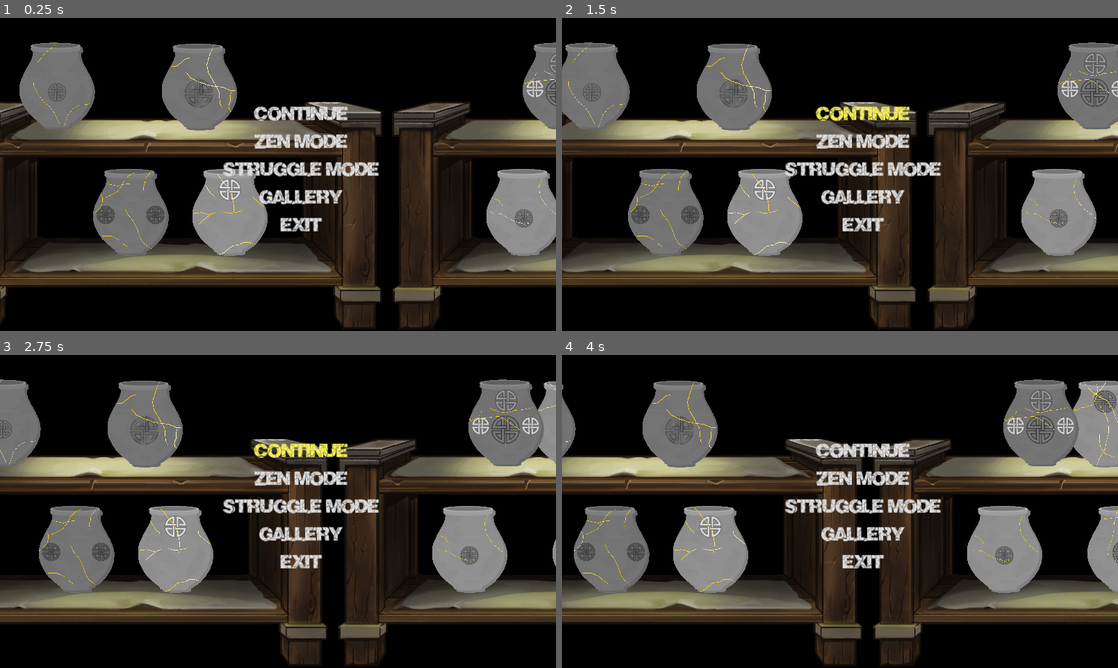
Above: before the commit, frames 1-4 (two rows, left to right).
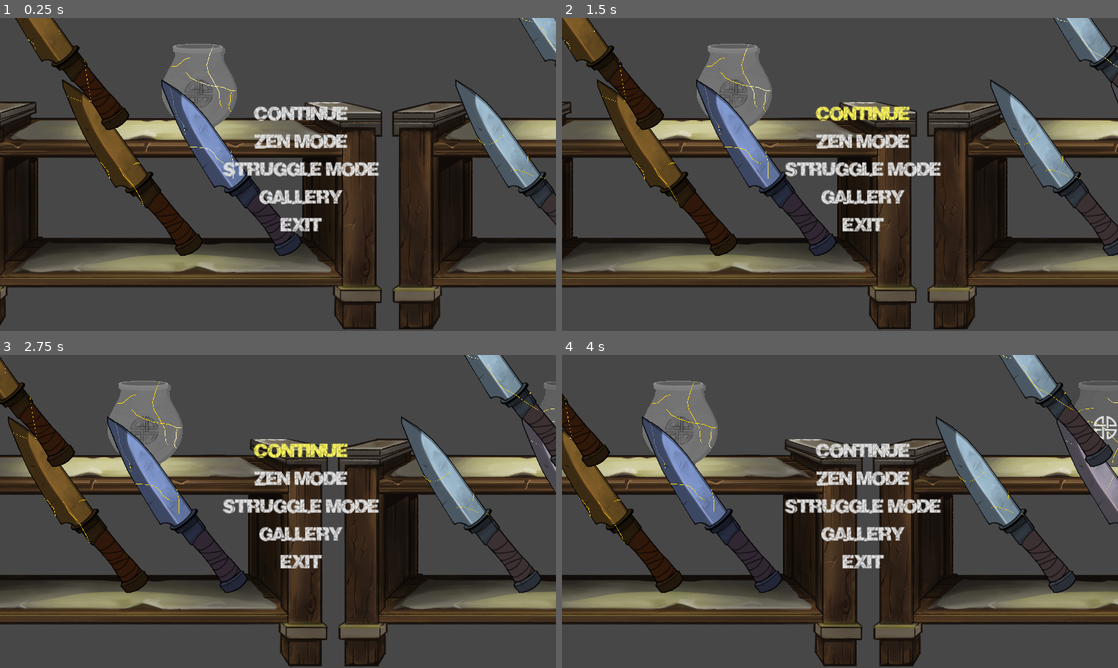
Above: after the commit, the same moments.

Repository: feyrkh/Exploratory
Game: Godot game, scene res://menu/main/TitleScreen.tscn
Two runs of this game, one before a commit and one after it. Both use one fixed random seed, a clock stepped at 60 frames per second and the inputs below.
Inputs (mouse positions are in pixels of both pictures, inside the frame that each line leads up to):
- Up to frame 1 (0.25 s): no input
- Up to frame 2 (1.5 s): click "Continue" at 0.5 s; click "Continue" at 1.25 s
- Up to frame 3 (2.75 s): tap Enter at 2 s; drag from (122, 380) to (333, 442) at 2.02 s
- Up to frame 4 (4 s): drag from (667, 380) to (812, 574) at 2.77 s; move the mouse to (584, 505) at 3.52 s; hold D (right) from 3.53 s (still down); hold Tab (change_click_mode) from 3.53 s (still down); click (584, 505) at 3.67 s

The runs differ from the first frame. In frame 1, 61% of the frame differs, in the area x 0-100%, y 0-100%; in frame 2, 63%; in frame 3, 64%; in frame 4, 64%.

Commit message:
Add knife item

Diff:
--- /dev/null
+++ b/art/item/item_knife.cfg
@@ -0,0 +1,6 @@
+{
+	"type": "base",
+	"min_scale": 0.5,
+	"max_scale": 1.5,
+	"colors": ["ffffff", "ffd0d0", "d0d0ff", "cd7f32"],
+}
--- /dev/null
+++ b/art/item/item_knife_collider.tscn
@@ -0,0 +1,23 @@
+[gd_scene load_steps=3 format=3 uid="uid://f8pyt2b5hltf"]
+
+[ext_resource type="Texture2D" uid="uid://bvjwapmakjf1l" path="res://art/item/item_knife.png" id="1_a567y"]
+[ext_resource type="Script" path="res://util/DecorationBase.gd" id="2_fdie0"]
+
+[node name="Item" type="StaticBody2D"]
+metadata/_edit_lock_ = true
+
+[node name="CollisionPolygon2D" type="CollisionPolygon2D" parent="."]
+polygon = PackedVector2Array(87, 50, 157, 108, 222, 182, 252, 224, 367, 384, 402, 432, 406, 430, 411, 428, 419, 428, 427, 432, 430, 437, 430, 444, 422, 455, 466, 512, 467, 523, 532, 603, 561, 638, 592, 669, 630, 714, 639, 714, 659, 747, 659, 753, 648, 773, 630, 791, 606, 806, 575, 816, 558, 818, 553, 815, 528, 785, 532, 767, 483, 687, 441, 637, 404, 598, 394, 597, 351, 541, 337, 546, 320, 529, 313, 529, 304, 526, 299, 517, 303, 503, 292, 499, 277, 496, 268, 499, 255, 505, 102, 252, 50, 134, 11, 36, 10, 20, 10, 4, 12, 4, 16, 6)
+metadata/_edit_lock_ = true
+
+[node name="Sprite2D" type="Sprite2D" parent="."]
+texture = ExtResource("1_a567y")
+centered = false
+metadata/_edit_lock_ = true
+
+[node name="DecorationBase" type="ColorRect" parent="."]
+offset_left = 247.0
+offset_top = 368.0
+offset_right = 346.0
+offset_bottom = 468.0
+script = ExtResource("2_fdie0")
--- a/pottery/ArcheologyItem.gd
+++ b/pottery/ArcheologyItem.gd
@@ -515,7 +515,7 @@
 		new_collision_polygons = []
 
 	for i in range(0, collision_polygon_list.size()):
-		if should_shatter_slow:
+		if should_shatter_slow and get_tree() != null:
 			await get_tree().process_frame
 		var new_item = await clone(collision_polygon_list[i], should_shatter_slow)
 		new_item.refresh_polygon()
--- a/project.godot
+++ b/project.godot
@@ -139,6 +139,6 @@
 
 textures/canvas_textures/default_texture_filter=2
 renderer/rendering_method="mobile"
-environment/defaults/default_clear_color=Color(0, 0, 0, 1)
+environment/defaults/default_clear_color=Color(0.278431, 0.278431, 0.278431, 1)
 anti_aliasing/quality/msaa_2d=2
 anti_aliasing/quality/screen_space_aa=1
Binary file added: art/item/item_knife.png
Not shown, added: art/item/item_knife.png.import
